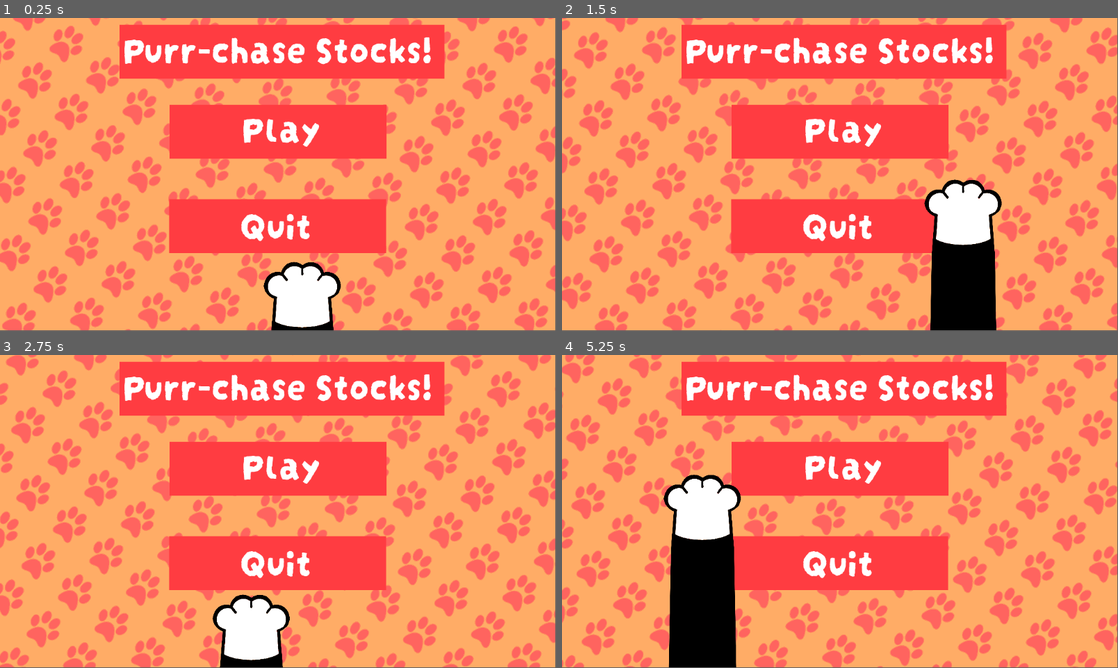
Above: before the commit, frames 1-4 (two rows, left to right).
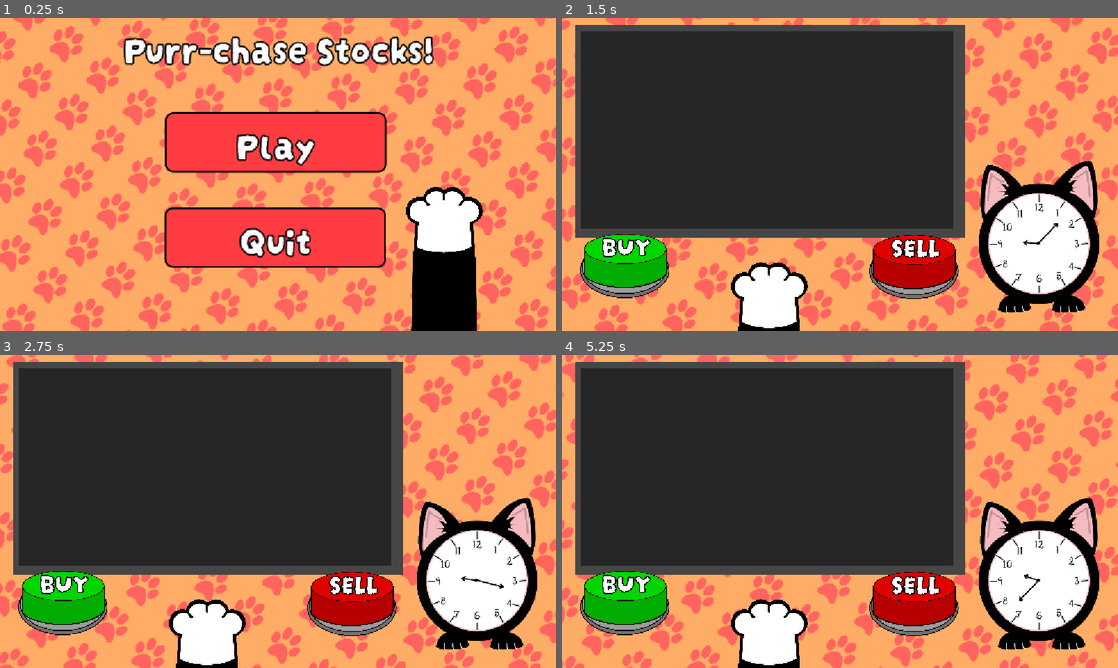
Above: after the commit, the same moments.

Repository: JamesSknr/purr-chase
Game: Godot game, scene res://scenes/Menu.tscn
The game is run twice, just before and just after one commit, with the same random seed, the same clock (stepped at 60 frames per second) and the same inputs. This scene is started directly instead of the project's main scene.
Inputs (mouse positions are in pixels of both pictures, inside the frame that each line leads up to):
- Up to frame 1 (0.25 s): no input
- Up to frame 2 (1.5 s): click (840, 143) at 0.5 s, where only the run after the commit has a clickable "Play"; tap Enter at 1.25 s; move the mouse to (962, 158) at 1.27 s; hold D from 1.28 s (still down); click (962, 158) at 1.42 s
- Up to frame 3 (2.75 s): release D at 2 s; drag from (166, 527) to (250, 574) at 2.02 s
- Up to frame 4 (5.25 s): move the mouse to (895, 442) at 2.77 s; hold D 2.78-3.5 s; drag from (812, 574) to (673, 464) at 3.52 s; move the mouse to (1006, 558) at 4.27 s; hold A 4.28-5 s; drag from (673, 464) to (756, 433) at 5.02 s
In our replay, the window is 799x449 before the commit and 800x450 after it. These sizes can differ from the game's own. Grey fills any space a smaller window leaves; there, only what the larger window draws over its background counts as a difference.

The runs differ from the first frame. In frame 1, 29% of the frame differs, in the area x 0-100%, y 0-100%; in frame 2, 71%; in frame 3, 70%; in frame 4, 72%.
Error after the commit: Trying to assign value of type 'buy_button.gd' to a variable of type 'button.gd'. (res://scripts/level_logic.gd:6)

Commit message:
Changes to menu

Diff:
--- a/project.godot
+++ b/project.godot
@@ -15,6 +15,11 @@
 config/features=PackedStringArray("4.6", "Forward Plus")
 config/icon="res://art/icon.svg"
 
+[display]
+
+window/size/borderless=true
+window/stretch/mode="canvas_items"
+
 [physics]
 
 3d/physics_engine="Jolt Physics"
--- a/scenes/Menu.tscn
+++ b/scenes/Menu.tscn
@@ -14,6 +14,30 @@
 shader_parameter/speed = Vector2(0.1, 0.5)
 shader_parameter/rotation = 0.70981485014235
 
+[sub_resource type="StyleBoxFlat" id="StyleBoxFlat_jmdev"]
+bg_color = Color(1, 0.23529412, 0.25490198, 1)
+border_width_left = 4
+border_width_top = 4
+border_width_right = 4
+border_width_bottom = 4
+border_color = Color(0, 0, 0, 1)
+corner_radius_top_left = 16
+corner_radius_top_right = 16
+corner_radius_bottom_right = 16
+corner_radius_bottom_left = 16
+
+[sub_resource type="StyleBoxFlat" id="StyleBoxFlat_aaywf"]
+bg_color = Color(0.99998754, 0.3327004, 0.32532907, 1)
+border_width_left = 4
+border_width_top = 4
+border_width_right = 4
+border_width_bottom = 4
+border_color = Color(0, 0, 0, 1)
+corner_radius_top_left = 16
+corner_radius_top_right = 16
+corner_radius_bottom_right = 16
+corner_radius_bottom_left = 16
+
 [node name="Menu" type="Node2D" unique_id=737549228]
 script = ExtResource("1_jmdev")
 
@@ -23,78 +47,78 @@
 offset_bottom = 675.0
 color = Color(0.99999994, 0.6751425, 0.39867917, 1)
 
-[node name="ColorRect2" type="ColorRect" parent="." unique_id=540154168]
-offset_left = 248.0
-offset_top = 14.0
-offset_right = 922.0
-offset_bottom = 126.0
-color = Color(0.9999978, 0.2362558, 0.25617895, 1)
-
-[node name="ColorRect3" type="ColorRect" parent="." unique_id=715700846]
-offset_left = 352.0
-offset_top = 180.0
-offset_right = 802.0
-offset_bottom = 292.0
-color = Color(0.9999978, 0.2362558, 0.25617895, 1)
-
-[node name="ColorRect4" type="ColorRect" parent="." unique_id=934870444]
-offset_left = 351.0
-offset_top = 376.0
-offset_right = 801.0
-offset_bottom = 488.0
-color = Color(0.9999978, 0.2362558, 0.25617895, 1)
-
 [node name="RichTextLabel" type="RichTextLabel" parent="." unique_id=983524065]
 anchors_preset = 6
 anchor_left = 1.0
 anchor_top = 0.5
 anchor_right = 1.0
 anchor_bottom = 0.5
-offset_right = 1152.0
+offset_left = 2.0
+offset_right = 1154.0
 offset_bottom = 128.0
 grow_horizontal = 0
 grow_vertical = 2
+theme_override_colors/font_outline_color = Color(0, 0, 0, 1)
+theme_override_colors/font_shadow_color = Color(0, 0, 0, 0)
+theme_override_constants/shadow_offset_x = 13
+theme_override_constants/shadow_offset_y = 7
+theme_override_constants/outline_size = 14
 theme_override_fonts/normal_font = ExtResource("1_upctu")
 theme_override_font_sizes/normal_font_size = 80
 text = "Purr-chase Stocks!"
 horizontal_alignment = 1
 
-[node name="RichTextLabel2" type="RichTextLabel" parent="." unique_id=817174851]
-anchors_preset = 6
-anchor_left = 1.0
+[node name="PlayButton" type="Button" parent="." unique_id=1030652792]
+anchors_preset = 8
+anchor_left = 0.5
 anchor_top = 0.5
-anchor_right = 1.0
+anchor_right = 0.5
 anchor_bottom = 0.5
-offset_left = 8.0
-offset_top = 164.0
-offset_right = 1160.0
-offset_bottom = 292.0
-grow_horizontal = 0
+offset_left = 342.0
+offset_top = 199.0
+offset_right = 801.0
+offset_bottom = 316.0
+grow_horizontal = 2
 grow_vertical = 2
-theme_override_fonts/normal_font = ExtResource("1_upctu")
-theme_override_font_sizes/normal_font_size = 80
+size_flags_horizontal = 4
+theme_override_colors/font_color = Color(1, 1, 1, 1)
+theme_override_colors/font_outline_color = Color(0, 0, 0, 1)
+theme_override_constants/outline_size = 14
+theme_override_fonts/font = ExtResource("1_upctu")
+theme_override_font_sizes/font_size = 80
+theme_override_styles/normal = SubResource("StyleBoxFlat_jmdev")
+theme_override_styles/pressed = SubResource("StyleBoxFlat_jmdev")
+theme_override_styles/hover = SubResource("StyleBoxFlat_aaywf")
 text = "Play"
-horizontal_alignment = 1
 
-[node name="RichTextLabel3" type="RichTextLabel" parent="." unique_id=1012704578]
-anchors_preset = 6
-anchor_left = 1.0
+[node name="QuitButton" type="Button" parent="." unique_id=1491924268]
+anchors_preset = 8
+anchor_left = 0.5
 anchor_top = 0.5
-anchor_right = 1.0
+anchor_right = 0.5
 anchor_bottom = 0.5
-offset_left = -4.0
-offset_top = 365.0
-offset_right = 1148.0
-offset_bottom = 493.0
-grow_horizontal = 0
+offset_left = 341.0
+offset_top = 396.0
+offset_right = 800.0
+offset_bottom = 513.0
+grow_horizontal = 2
 grow_vertical = 2
-theme_override_fonts/normal_font = ExtResource("1_upctu")
-theme_override_font_sizes/normal_font_size = 80
+size_flags_horizontal = 4
+theme_override_colors/font_color = Color(1, 1, 1, 1)
+theme_override_colors/font_outline_color = Color(0, 0, 0, 1)
+theme_override_constants/outline_size = 14
+theme_override_fonts/font = ExtResource("1_upctu")
+theme_override_font_sizes/font_size = 80
+theme_override_styles/normal = SubResource("StyleBoxFlat_jmdev")
+theme_override_styles/pressed = SubResource("StyleBoxFlat_jmdev")
+theme_override_styles/hover = SubResource("StyleBoxFlat_aaywf")
 text = "Quit"
-horizontal_alignment = 1
 
 [node name="CatPawSprite" type="Sprite2D" parent="." unique_id=1776804496]
-position = Vector2(624.00006, 583)
+position = Vector2(917.00006, 506.99994)
 scale = Vector2(0.16038592, 0.16038594)
 texture = ExtResource("5_jmdev")
-offset = Vector2(0, 3600)
+offset = Vector2(0, 3100)
+
+[connection signal="pressed" from="PlayButton" to="." method="_on_play_button_pressed"]
+[connection signal="pressed" from="QuitButton" to="." method="_on_quit_button_pressed"]
--- a/scenes/menu.gd
+++ b/scenes/menu.gd
@@ -5,6 +5,7 @@
 # Called when the node enters the scene tree for the first time.
 func _ready() -> void:
 	Input.set_mouse_mode(Input.MOUSE_MODE_HIDDEN)
+	pass
 
 
 # Called every frame. 'delta' is the elapsed time since the previous frame.
@@ -22,3 +23,12 @@
 
 	# Print the size of the viewport.
 	print("Viewport Resolution is: ", get_viewport().get_visible_rect().size)
+
+
+func _on_play_button_pressed() -> void:
+	get_tree().change_scene_to_file("res://scenes/test_scene.tscn")
+
+
+
+func _on_quit_button_pressed() -> void:
+	get_tree().quit()
Not shown: 1 places in scenes/test_scene.tscn that only renumber resources
